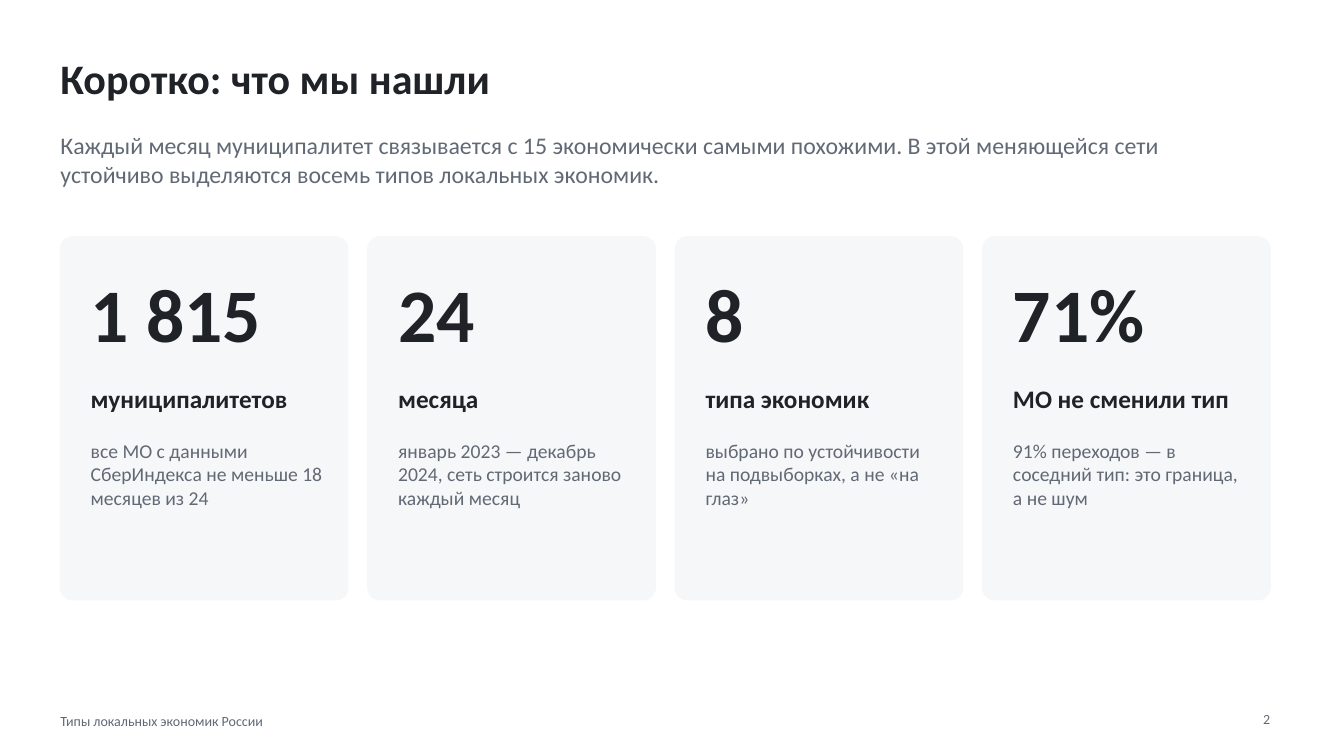
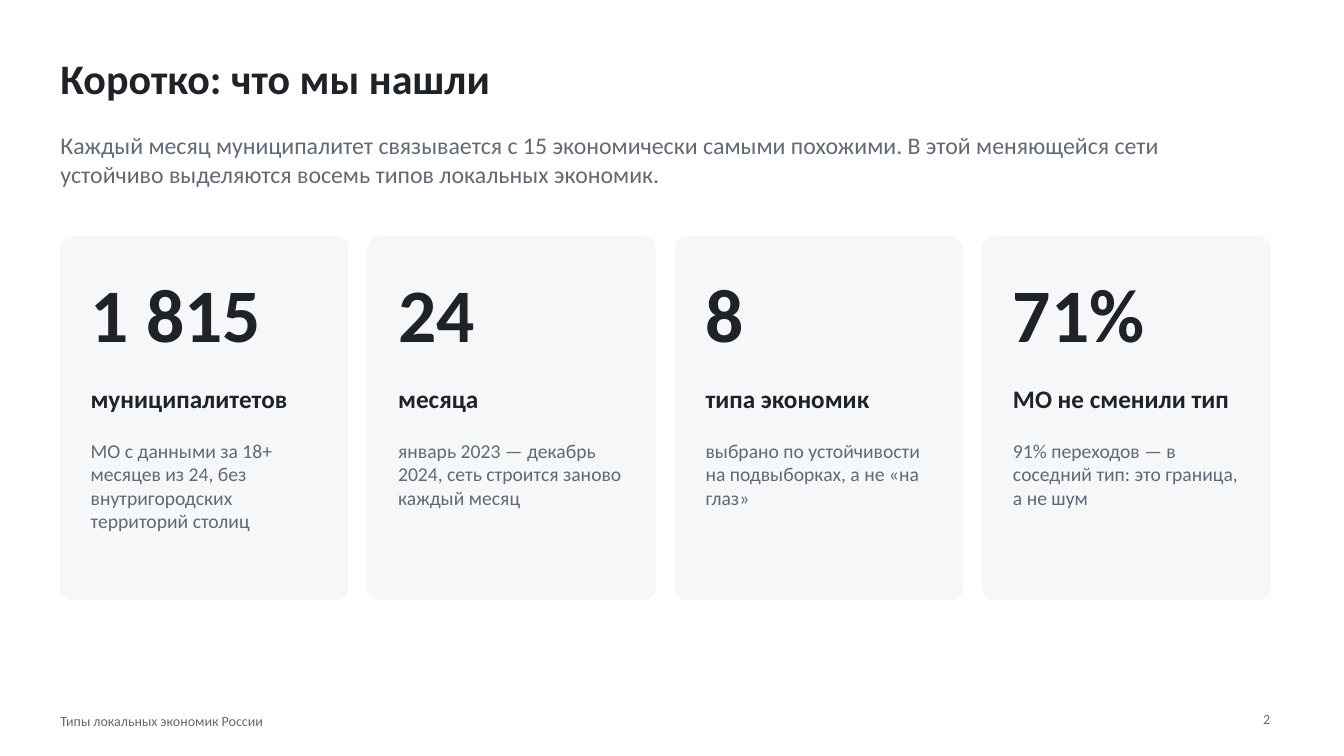
Before and after one commit to proknulo/sberindex, a slide deck: slide 2 of docs/presentation.pptx. Drawn at 1344x756 pixels with LibreOffice and Linux fonts; fonts in the diff are those of the drawing. Boxes give left, top, right and bottom in pixels: in the first picture for what was removed or moved away, otherwise in the second. Text is boxed around its words. In the diff, an @@ line names an element or a change of style, - is before the commit and + after.

```diff
--- a/docs/presentation.pptx
+++ b/docs/presentation.pptx
@@ text at <box>91,444,272,531</box>: text changed @@
-все МО с данными СберИндекса не меньше 18 месяцев из 24
+МО с данными за 18+ месяцев из 24, без внутригородских территорий столиц
```
Also in this commit, not shown: 6 other slides changed, 1 slide added, 16 other files.
